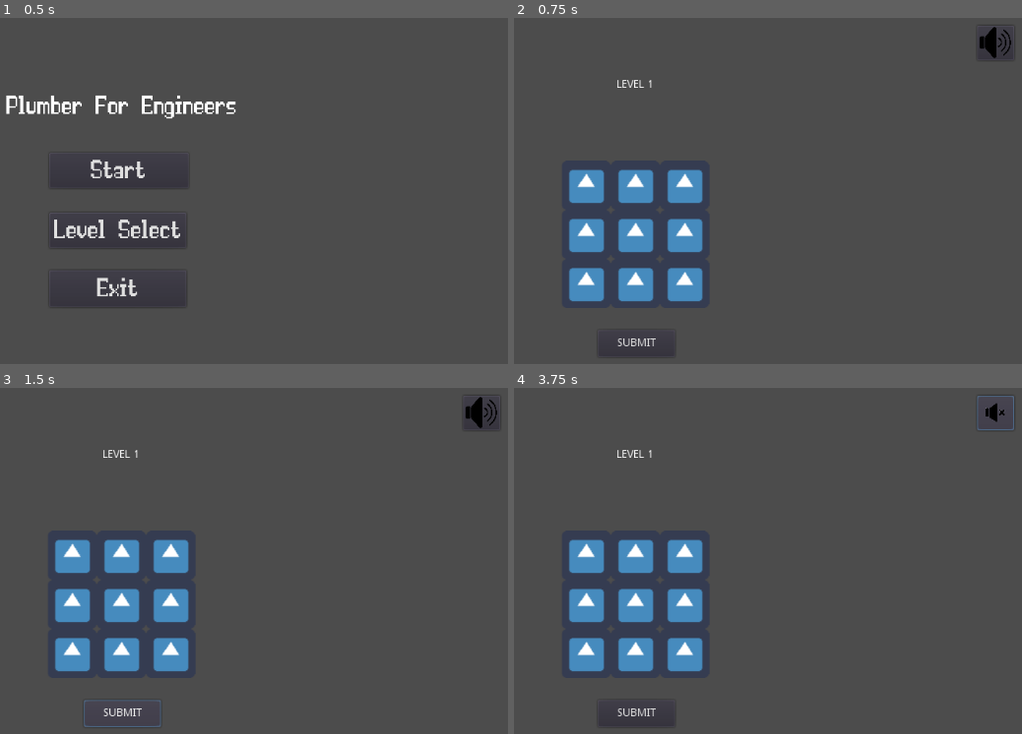
Above: before the commit, frames 1-4 (two rows, left to right).
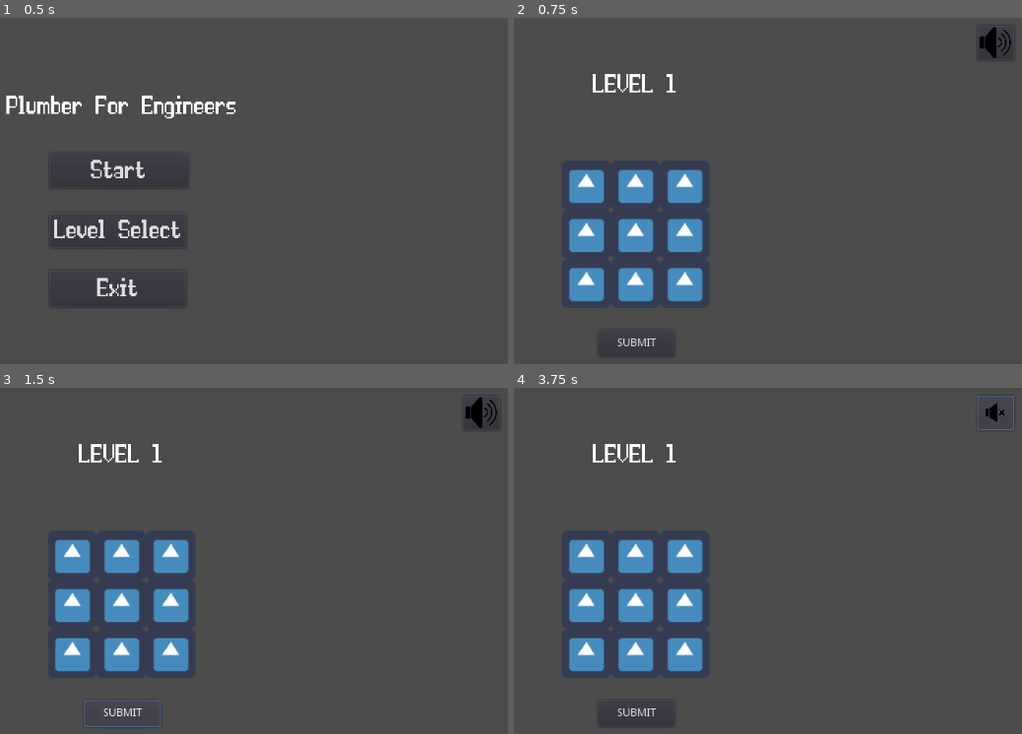
Above: after the commit, the same moments.

Repository: Jackyline/TDDD23-Computer-Game
Game: Godot game, scene res://Menu.tscn
The game is run twice, just before and just after one commit, with the same random seed, the same clock (stepped at 60 frames per second) and the same inputs. The engine's default icon, where the game draws it, is replaced by a stand-in: a white triangle on a blue panel in a dark square. Sound files missing from this copy of the repository are replaced by a short silence.
Inputs (mouse positions are in pixels of both pictures, inside the frame that each line leads up to):
- Up to frame 1 (0.5 s): no input
- Up to frame 2 (0.75 s): click "Start" at 0.5 s
- Up to frame 3 (1.5 s): click "SUBMIT" at 1.25 s
- Up to frame 4 (3.75 s): click "SUBMIT" at 2 s; click "SUBMIT" at 2.75 s; click (996, 412) at 3.5 s

Frame 1 is identical in both runs. In frame 2, 0.4% of the frame differs, in the area x 15-32%, y 16-22%; in frame 3, 0.4%; in frame 4, 0.4%.

Commit message:
refactor: add hierarchy folders

Diff:
--- a/Scene1.tscn
+++ b/Scene1.tscn
@@ -6,6 +6,7 @@
 [ext_resource path="res://Area2D.gd" type="Script" id=4]
 [ext_resource path="res://sound.png" type="Texture" id=5]
 [ext_resource path="res://Sound.gd" type="Script" id=6]
+[ext_resource path="res://double-pixel.tres" type="DynamicFont" id=7]
 
 [sub_resource type="StyleBoxEmpty" id=1]
 
@@ -49,6 +50,7 @@
 [node name="TestText" type="Label" parent="Panel"]
 margin_right = 191.0
 margin_bottom = 98.0
+custom_fonts/font = ExtResource( 7 )
 align = 1
 valign = 1
 uppercase = true
Not shown: 1 places in Scene1.tscn that only renumber resources
Not shown, added: menu-game-v1.ogg.import
Not shown, added: menu-game-v2.ogg.import
Not shown, added: sound.png.import
